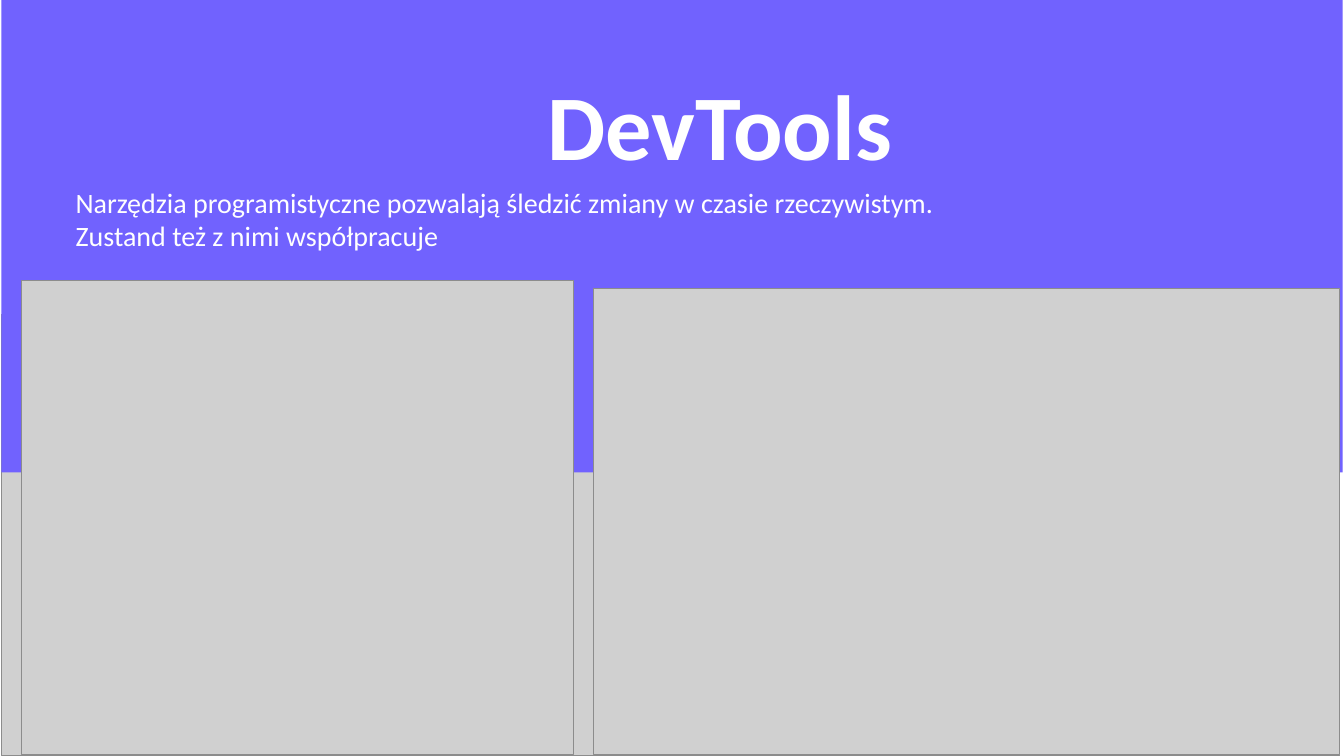
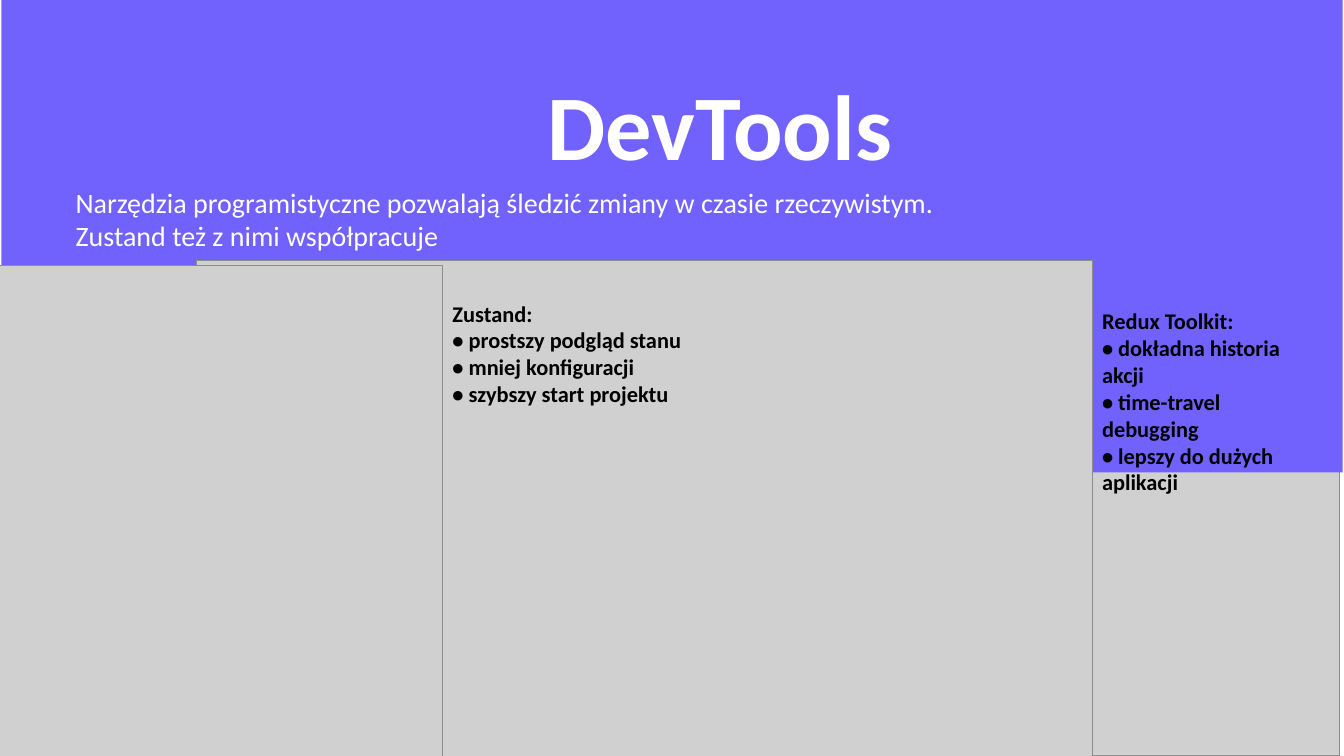
Before and after one commit to annales050990/prezentacja, a slide deck: slide 13 of Zarządzanie stanem Anna Leś.pptx (slide 9 before the commit). Drawn at 1344x756 pixels with LibreOffice and Linux fonts; fonts in the diff are those of the drawing; grey boxes stand for pictures. Boxes give left, top, right and bottom in pixels: in the first picture for what was removed or moved away, otherwise in the second. Text is boxed around its words. In the diff, an @@ line names an element or a change of style, - is before the commit and + after.

Commit message:
Aktualizacja prezentacji - poprawki merytoryczne i językowe

```diff
--- a/Zarządzanie stanem Anna Leś.pptx
+++ b/Zarządzanie stanem Anna Leś.pptx
@@ picture added at box(0, 265, 443, 756) @@
@@ picture added at box(197, 260, 1093, 756) @@
@@ picture removed at box(21, 280, 573, 755) @@
@@ picture removed at box(594, 288, 1340, 755) @@
@@ text added at box(452, 306, 681, 406), 16 pt, text #000000, bold @@
+Zustand:
+• prostszy podgląd stanu
+• mniej konfiguracji
+• szybszy start projektu
@@ text added at box(1102, 313, 1280, 494), 16 pt, text #000000, bold @@
+Redux Toolkit:
+• dokładna historia akcji
+• time-travel debugging
+• lepszy do dużych aplikacji
@@ text removed at box(463, 697, 902, 737) @@
-TYTUŁ PREZENTACJI
```
Also in this commit, not shown: 3 other slides changed, 6 slides added, 2 slides removed, 1 other file.
